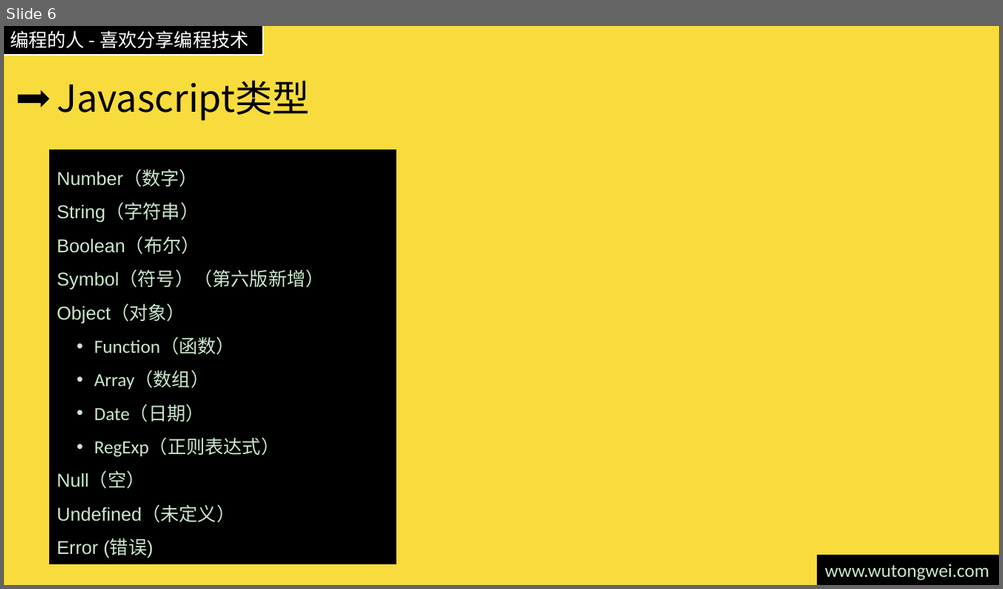
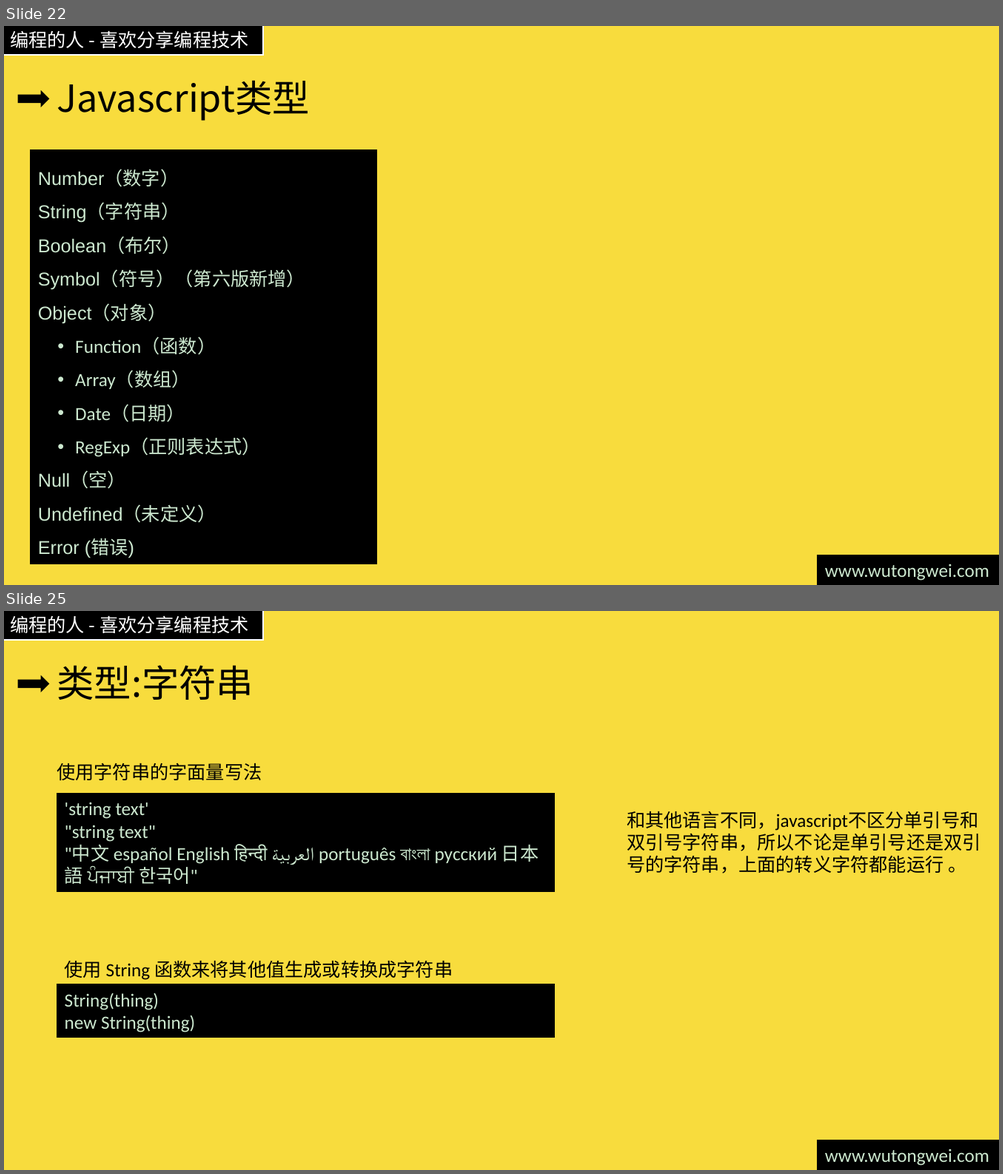
Before and after one commit to willculture/training, a slide deck: ppt/front-end/Javascript.pptx. Shown one above the other, each under a label of ours: slide 6 before the commit, slides 22 and 25 after it; the slides between them are not shown. The pictures are 1003x589 and 1003x1174 pixels, drawn with LibreOffice and Linux fonts; fonts in the diff are those of the drawing. Boxes give left, top, right and bottom in pixels: in the first picture for what was removed or moved away, otherwise in the second. Text is boxed around its words. In the diff, an @@ line names an element or a change of style, - is before the commit and + after.

```diff
--- a/ppt/front-end/Javascript.pptx
+++ b/ppt/front-end/Javascript.pptx
@@ slide 25 added at <box>4,611,999,1170</box>, background #F8DC3D; not listed: 3 template elements that a slide beside it also shows @@
@@ title added at <box>57,665,253,700</box>, 36 pt, text #000000 @@
+类型:字符串
@@ text added at <box>57,763,262,780</box>, 18 pt, text #000000 @@
+使用字符串的字面量写法
@@ rectangle added at <box>57,794,555,891</box>, fill #000000, outline #000000 1 pt, 18 pt, text #CCE8CF @@
+'string text'
+"string text"
+"中文 español English हिन्दी العربية português বাংলা русский 日本語 ਪੰਜਾਬੀ 한국어"
@@ text added at <box>626,812,981,874</box>, 18 pt, text #000000 @@
+和其他语言不同，javascript不区分单引号和双引号字符串，所以不论是单引号还是双引号的字符串，上面的转义字符都能运行 。
@@ text added at <box>65,960,452,980</box>, 18 pt, text #000000 @@
+使用 String 函数来将其他值生成或转换成字符串
@@ rectangle added at <box>57,985,555,1038</box>, fill #000000, outline #000000 1 pt, 18 pt, text #CCE8CF @@
+String(thing)
+new String(thing)
@@ what was slide 6 is now slide 22 @@
@@ slide 22 changed as well @@
@@ rectangle "Number（数字）": place and size @@
-rectangle "Number（数字）" at <box>50,150,395,564</box>
+rectangle "Number（数字）" at <box>31,150,377,564</box>
```
Also in this commit, not shown: 7 other slides changed, 27 other slides added, 5 slides removed, 2 other files.
